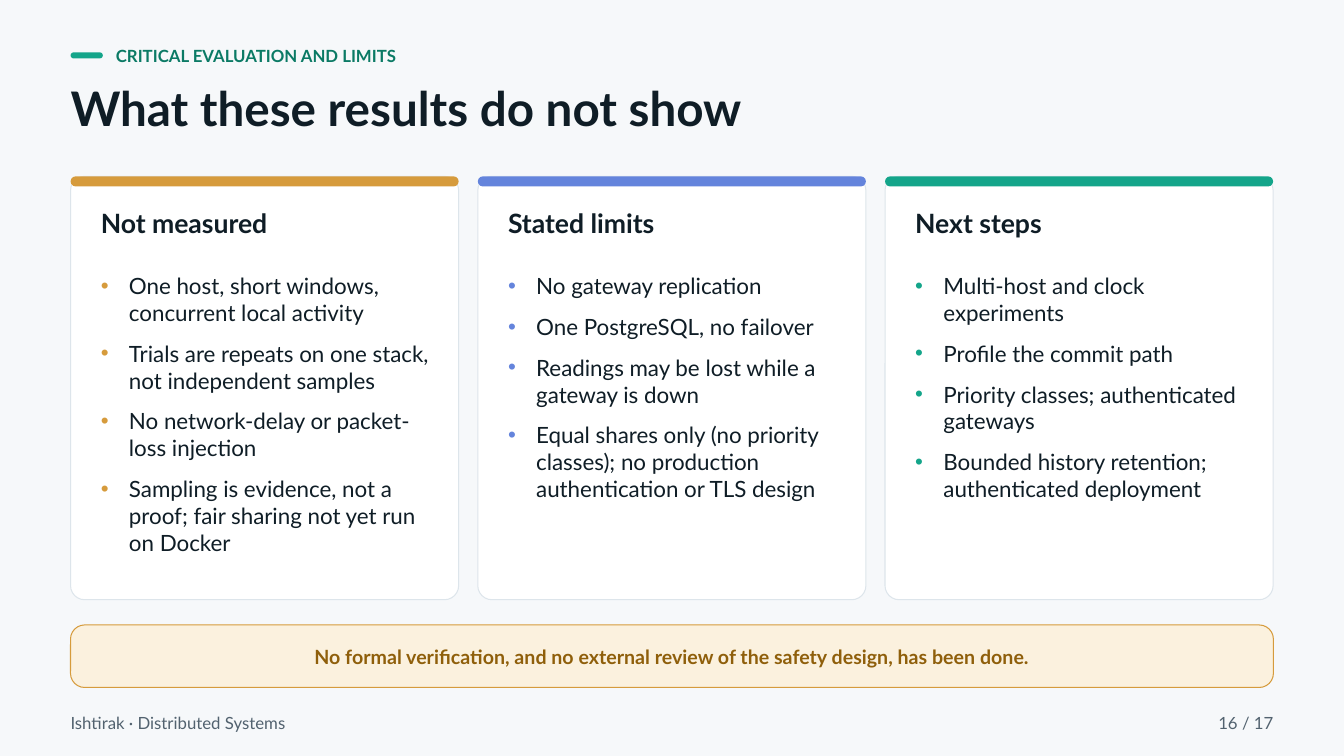
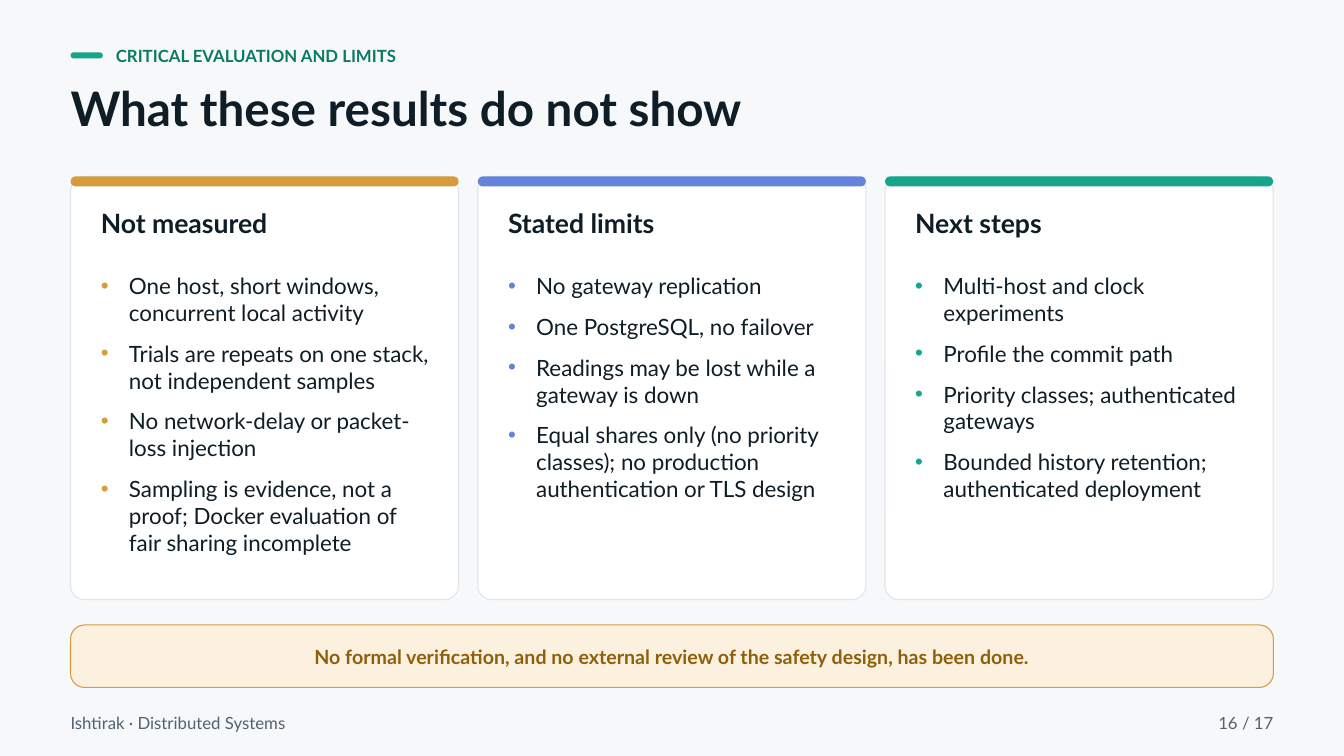
Before and after one commit to Roy-r2004/Ishtirak, a slide deck: slide 16 of docs/Ishtirak_Presentation.pptx. Drawn at 1344x756 pixels with LibreOffice and Linux fonts; fonts in the diff are those of the drawing. Boxes give left, top, right and bottom in pixels: in the first picture for what was removed or moved away, otherwise in the second. Text is boxed around its words. In the diff, an @@ line names an element or a change of style, - is before the commit and + after.

```diff
--- a/docs/Ishtirak_Presentation.pptx
+++ b/docs/Ishtirak_Presentation.pptx
@@ text at <box>129,480,397,555</box>: text changed @@
-• Sampling is evidence, not a proof; fair sharing not yet run on Docker
+• Sampling is evidence, not a proof; Docker evaluation of fair sharing incomplete
```
Also in this commit, not shown: 3 other slides changed, 13 other files.
